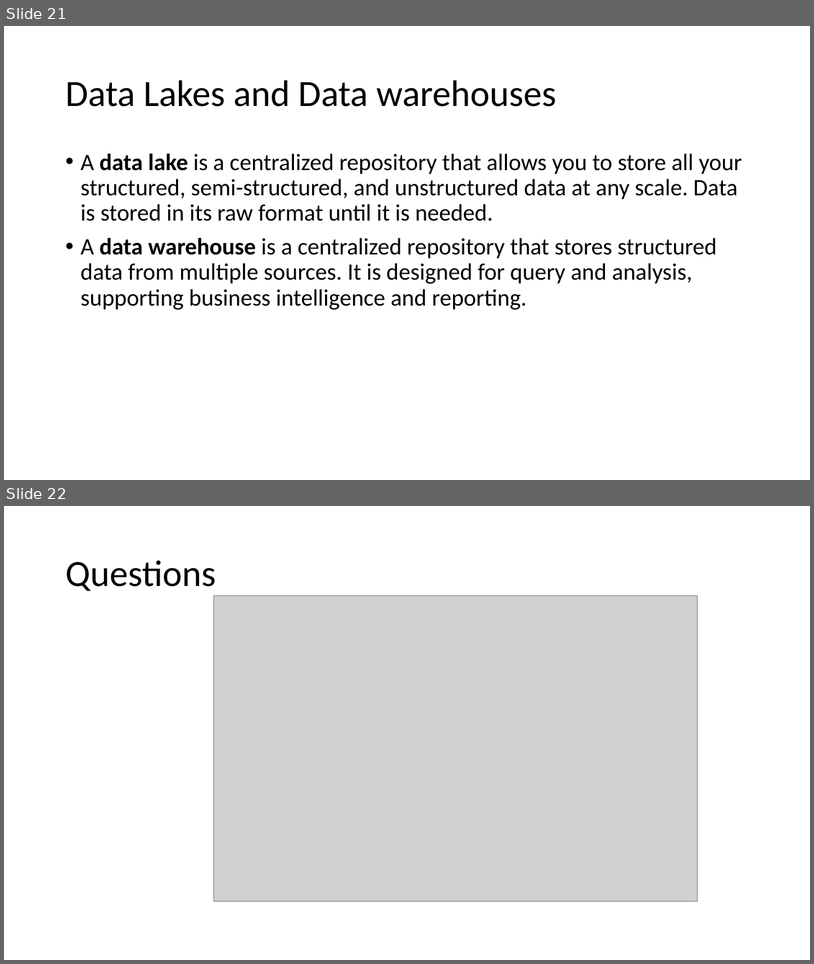
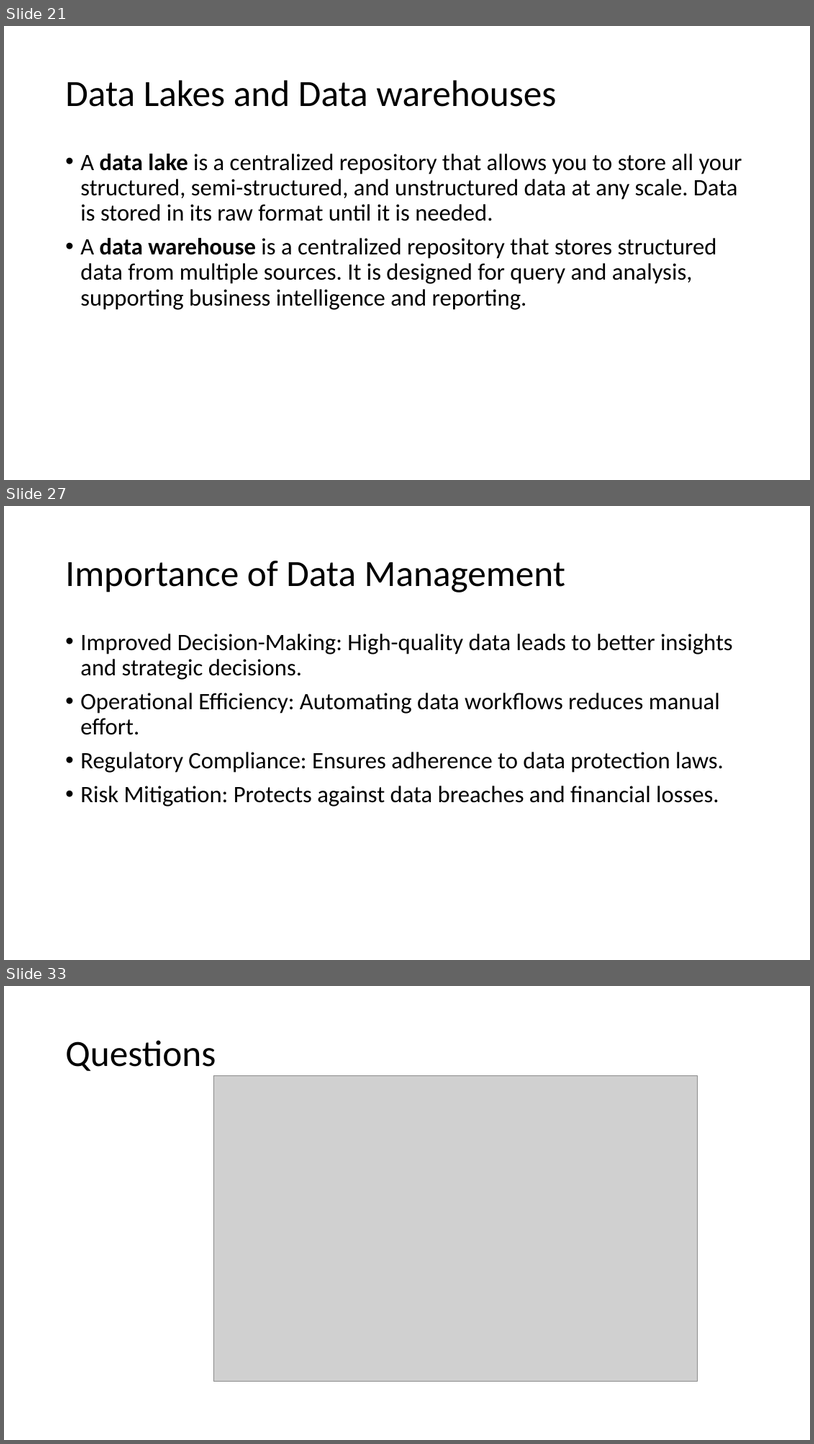
Before and after one commit to motazsaad/Exploratory-Analysis-of-Big-Data, a slide deck: materials/PPT slides/05 Exploratory analysis of Big Data and Cloud - Big Data.pptx. Shown one above the other, each under a label of ours: slides 21 and 22 before the commit, slides 21, 27 and 33 after it; the slides between them are not shown. The pictures are 814x964 and 814x1444 pixels, drawn with LibreOffice and Linux fonts; fonts in the diff are those of the drawing; grey boxes stand for pictures. Boxes give left, top, right and bottom in pixels: in the first picture for what was removed or moved away, otherwise in the second. Text is boxed around its words. In the diff, an @@ line names an element or a change of style, - is before the commit and + after.

```diff
--- a/materials/PPT slides/05 Exploratory analysis of Big Data and Cloud - Big Data.pptx
+++ b/materials/PPT slides/05 Exploratory analysis of Big Data and Cloud - Big Data.pptx
@@ slide 27 added at <box>4,506,810,960</box>, background #FFFFFF @@
@@ title added at <box>65,560,566,592</box>, 44 pt, text #000000 @@
+Importance of Data Management
@@ text added at <box>80,633,733,806</box>, 28 pt, text #000000 @@
+• Improved Decision-Making: High-quality data leads to better insights and strategic decisions.
+• Operational Efficiency: Automating data workflows reduces manual effort.
+• Regulatory Compliance: Ensures adherence to data protection laws.
+• Risk Mitigation: Protects against data breaches and financial losses.
@@ what was slide 22 is now slide 33 @@
```
Also in this commit, not shown: 10 other slides added, 1 other file.
